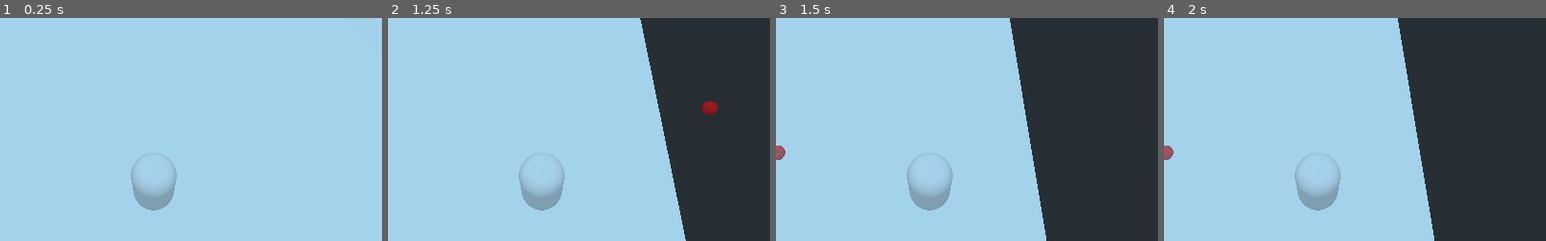
Above: before the commit, frames 1-4 (left to right).
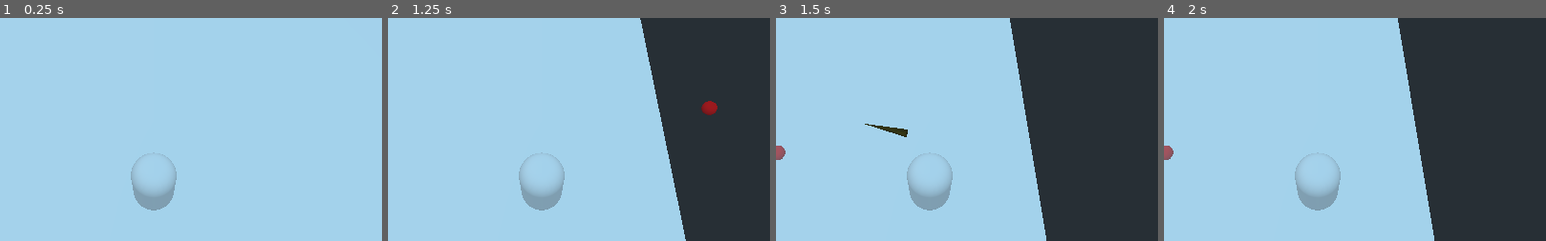
Above: after the commit, the same moments.

Repository: avinanick/WizardArenaGame
Game: Godot game, scene res://Arenas/ArenaGround.tscn
The game is run twice, just before and just after one commit, with the same random seed, the same clock (stepped at 60 frames per second) and the same inputs. The project has no main scene, so this scene is started directly.
Inputs (mouse positions are % of the whole screen's width and height, from its top left):
- Up to frame 1 (0.25 s): no input
- Up to frame 2 (1.25 s): tap Enter at 0.5 s; move the mouse to (72, 45) at 0.52 s; hold D (move_right) from 0.53 s (still down); tap 1 (cast_spell_one) at 0.6 s
- Up to frame 3 (1.5 s): move the mouse to (30, 55) at 1.27 s; release D (move_right) at 1.28 s; hold S (move_down) from 1.28 s (still down); tap 3 (cast_spell_three) at 1.35 s
- Up to frame 4 (2 s): keep holding S (move_down)
The pictures show only the part of the screen within x 30-80%, y 25-75%; the shares and areas given below are measured in that part.

Frames 1-2 are identical in both runs. In frame 3, 0.2% of the frame differs, in the area x 23-35%, y 47-54%; in frame 4, nothing differs.

Commit message:
Changed the stone lance to only despawn when hitting something that isn't the wizard, and fixed the angle correction for quadrants 2 and 3.

Diff:
--- a/Spells/StoneLanceEffect.gd
+++ b/Spells/StoneLanceEffect.gd
@@ -20,7 +20,7 @@
 func activate_effect():
 	var angle = rad2deg(atan(effect_direction.y / effect_direction.x))
 	if effect_direction.x < 0:
-		angle = 180 - angle
+		angle = 180 + angle
 	self.rotation_degrees = Vector3(0,angle,0)
 	$AnimationPlayer.play("spear_strike")
 
@@ -35,7 +35,7 @@
 			collision_info.collider.propagate_message({"StartSlide": knockback,
 														"Damage": effect_damage})
 		spell_caster.propagate_message({"StartSlide": knockback * -0.5})
-	self.queue_free()
+		self.queue_free()
 
 func _on_AnimationPlayer_animation_finished(anim_name: String):
 	if anim_name == "spear_strike":
